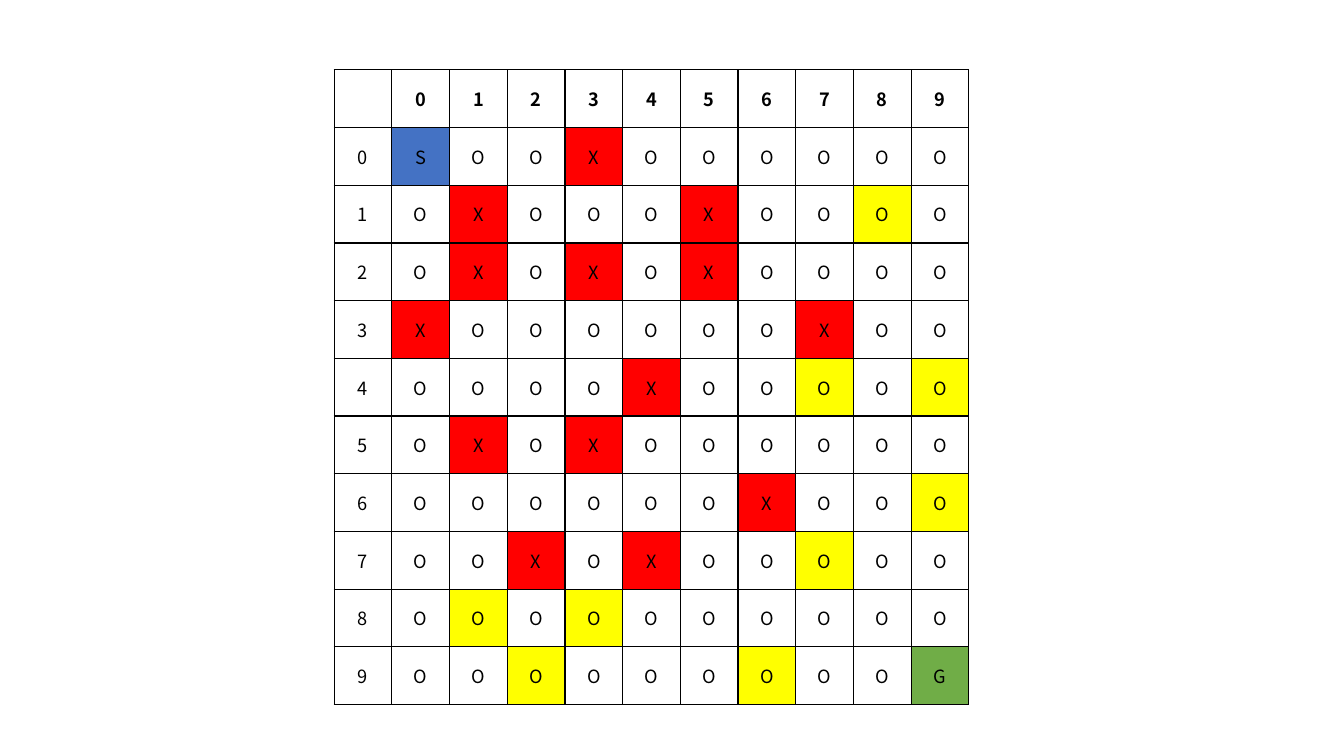
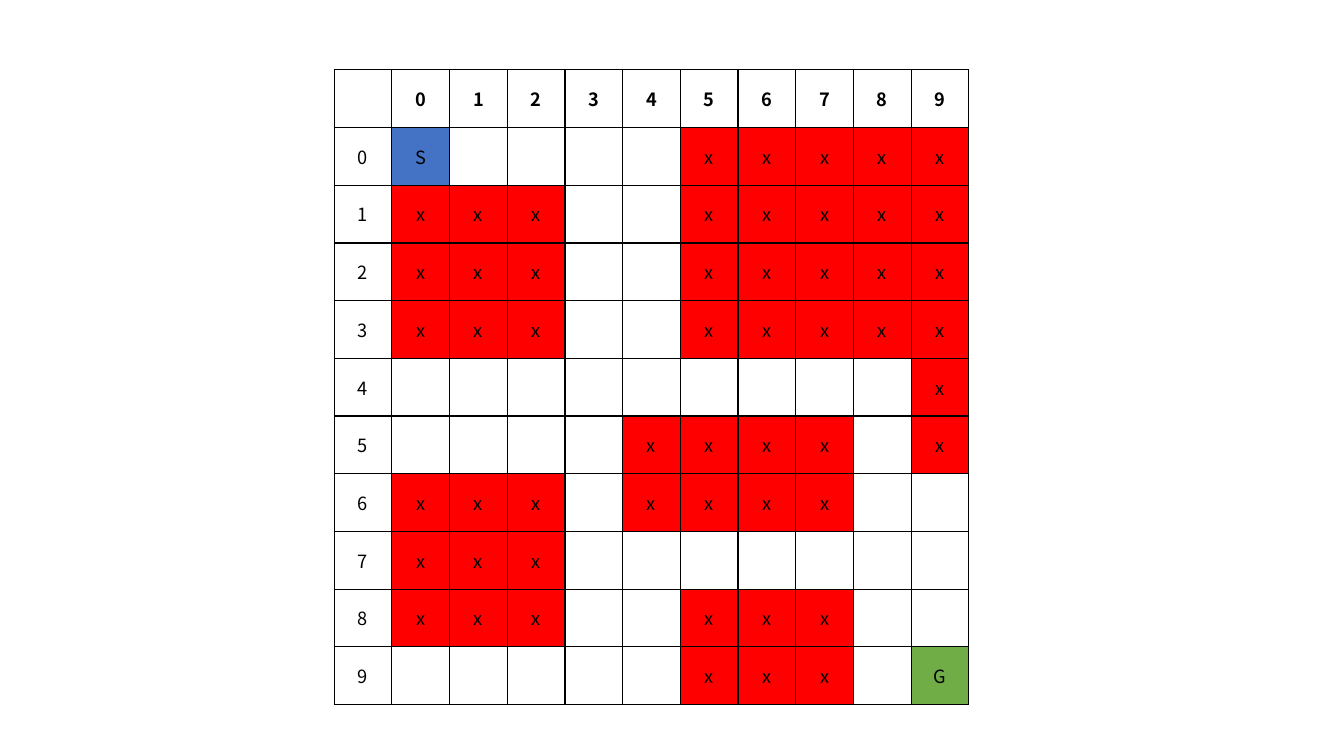
Before and after one commit to kimdj0413/findWay, a slide deck: slide 1 of Q_Learning/grid.pptx. Drawn at 1344x756 pixels with LibreOffice and Linux fonts; fonts in the diff are those of the drawing. Boxes give left, top, right and bottom in pixels: in the first picture for what was removed or moved away, otherwise in the second. Text is boxed around its words. In the diff, an @@ line names an element or a change of style, - is before the commit and + after.

```diff
--- a/Q_Learning/grid.pptx
+++ b/Q_Learning/grid.pptx
@@ table at [334, 70, 966, 705] @@
-row 2: 0 | S | O | O | X | O | O | O | O | O | O
+row 2: 0 | S |  |  |  |  | x | x | x | x | x
-row 3: 1 | O | X | O | O | O | X | O | O | O | O
+row 3: 1 | x | x | x |  |  | x | x | x | x | x
-row 4: 2 | O | X | O | X | O | X | O | O | O | O
+row 4: 2 | x | x | x |  |  | x | x | x | x | x
-row 5: 3 | X | O | O | O | O | O | O | X | O | O
+row 5: 3 | x | x | x |  |  | x | x | x | x | x
-row 6: 4 | O | O | O | O | X | O | O | O | O | O
+row 6: 4 |  |  |  |  |  |  |  |  |  | x
-row 7: 5 | O | X | O | X | O | O | O | O | O | O
+row 7: 5 |  |  |  |  | x | x | x | x |  | x
-row 8: 6 | O | O | O | O | O | O | X | O | O | O
+row 8: 6 | x | x | x |  | x | x | x | x |  | 
-row 9: 7 | O | O | X | O | X | O | O | O | O | O
+row 9: 7 | x | x | x |  |  |  |  |  |  | 
-row 10: 8 | O | O | O | O | O | O | O | O | O | O
+row 10: 8 | x | x | x |  |  | x | x | x |  | 
-row 11: 9 | O | O | O | O | O | O | O | O | O | G
+row 11: 9 |  |  |  |  |  | x | x | x |  | G
@@ fill none to #FF0000 in 42 cells @@
@@ fill #FFFF00 to #FF0000 in 4 cells @@
```
Also in this commit, not shown: 3 other files.
